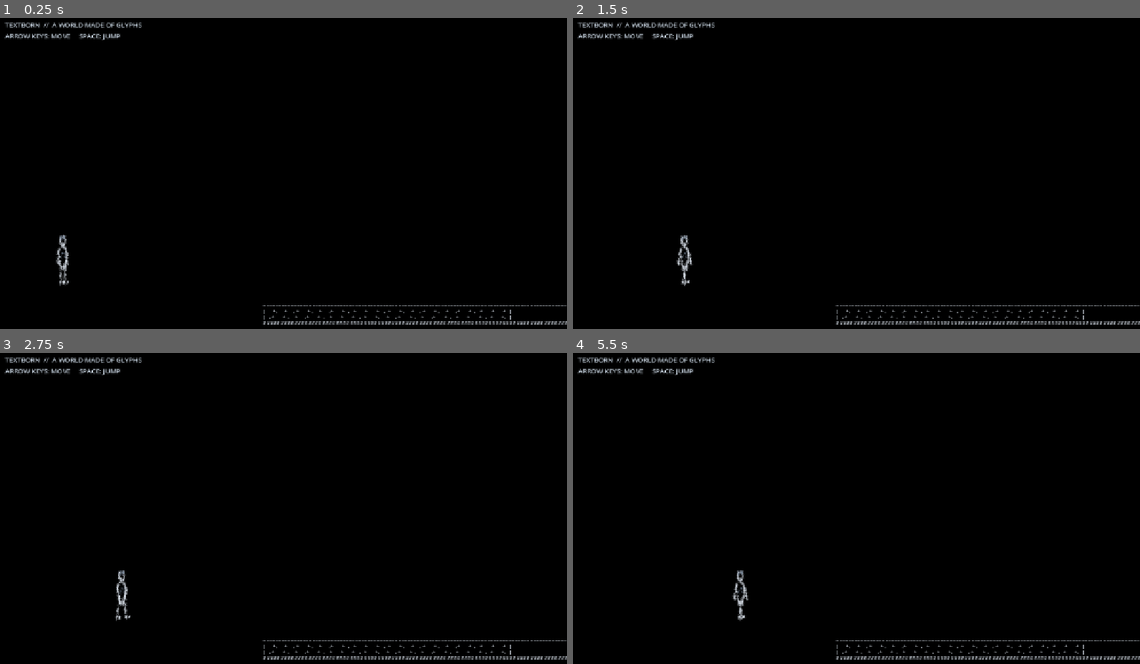
Above: before the commit, frames 1-4 (two rows, left to right).
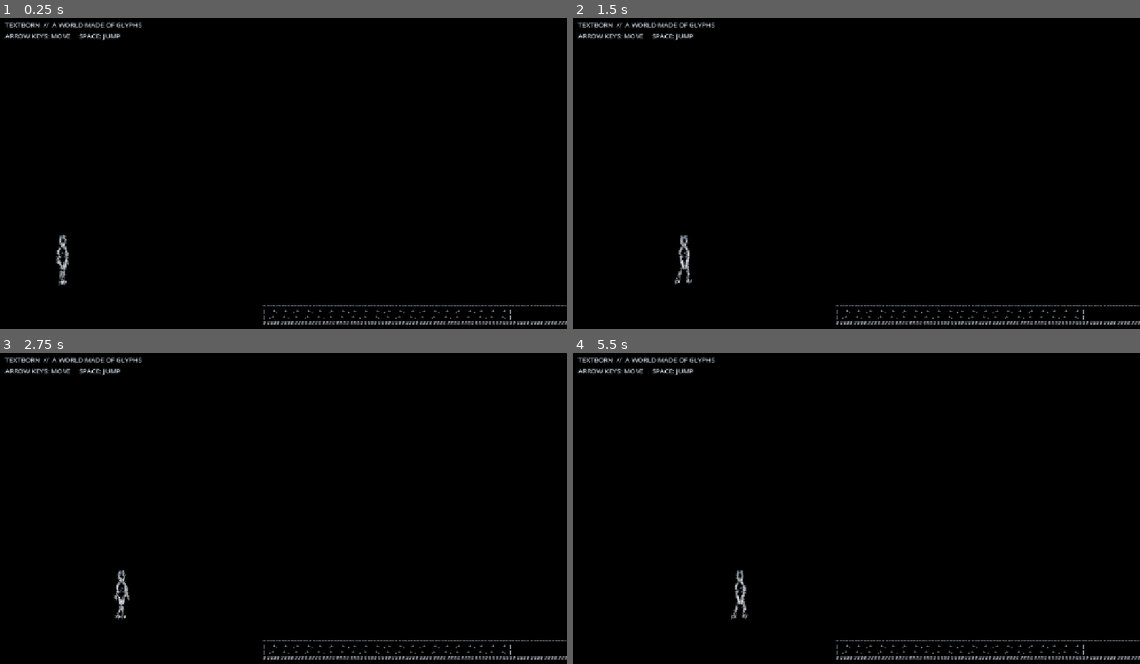
Above: after the commit, the same moments.

Repository: rifatsidik/textborn
Game: Godot game, scene res://scenes/main.tscn
Same seed, same stepped clock (60 frames per second), same inputs: the game is played once before the commit and once after it.
Inputs:
- Up to frame 1 (0.25 s): no input
- Up to frame 2 (1.5 s): tap Enter (ui_accept) at 0.5, 0.77 s; hold Right (ui_right) from 0.53 s (still down)
- Up to frame 3 (2.75 s): tap Enter (ui_accept) at 1.52 s; release Right (ui_right) at 2.03 s; hold Left (ui_left) from 2.03 s (still down)
- Up to frame 4 (5.5 s): release Left (ui_left) at 2.78 s; hold Right (ui_right) 2.78-4.28 s; tap Enter (ui_accept) at 3.02, 3.77, 4.52 s; hold Left (ui_left) 4.28-5.03 s; hold Right (ui_right) from 5.03 s (still down)

The runs differ from the first frame. In frame 1, 0.1% of the frame differs, in the area x 9-13%, y 73-87%; in frame 2, 0.2%; in frame 3, 0.2%; in frame 4, 0.2%, in the area x 27-31%, y 69-87%.

Commit message:
Improve leg proportions and elevated three-quarter gait

Diff:
--- a/systems/character_rig.gd
+++ b/systems/character_rig.gd
@@ -1,41 +1,56 @@
 extends RefCounted
 class_name TextbornCharacterRig
 
-# Adult stylized anatomy in local pixels. Feet sit near y=0; head is ~8 head-heights above hips.
-const HEAD_CENTER := Vector2(0.0, -108.0)
-const HEAD_RADIUS := Vector2(6.5, 8.5)
+# Slightly elevated three-quarter side view. Joint lengths remain consistent;
+# the far side is offset in depth so both legs don't collapse into one line.
+const THIGH_LENGTH: float = 19.0
+const CALF_LENGTH: float = 21.0
 
 func build_pose(gait: float, blend: float) -> Dictionary:
-    var stride := sin(gait) * 7.5 * blend
-    var lift_left := maxf(0.0, sin(gait)) * 2.0 * blend
-    var lift_right := maxf(0.0, -sin(gait)) * 2.0 * blend
-    var bob := absf(sin(gait * 2.0)) * 0.8 * blend
-    var pelvis := Vector2(0.0, -47.0 + bob)
-    var chest := Vector2(-stride * 0.025, -81.0 + bob)
-    var neck := chest + Vector2(0.0, -7.5)
-    var head := neck + Vector2(0.0, -13.5)
+    var cycle := gait
+    var stride_angle := sin(cycle) * 0.34 * blend
+    var far_stride_angle := sin(cycle + PI) * 0.34 * blend
+    var knee_bend_near := 0.10 + maxf(0.0, sin(cycle)) * 0.30 * blend
+    var knee_bend_far := 0.10 + maxf(0.0, -sin(cycle)) * 0.30 * blend
+    var lift_near := maxf(0.0, sin(cycle)) * 2.0 * blend
+    var lift_far := maxf(0.0, -sin(cycle)) * 2.0 * blend
+    var bob := absf(sin(cycle * 2.0)) * 0.65 * blend
 
-    var lhip := pelvis + Vector2(-4.5, 0.0)
-    var rhip := pelvis + Vector2(4.5, 0.0)
-    var lknee := lhip + Vector2(stride * 0.48, 18.0)
-    var rknee := rhip + Vector2(-stride * 0.48, 18.0)
-    var lankle := lknee + Vector2(stride * 0.52, 20.0 - lift_left)
-    var rankle := rknee + Vector2(-stride * 0.52, 20.0 - lift_right)
+    var pelvis := Vector2(0.0, -49.0 + bob)
+    var chest := Vector2(-sin(cycle) * 0.45 * blend, -82.0 + bob)
+    var neck := chest + Vector2(0.0, -7.0)
+    var head := neck + Vector2(0.0, -13.0)
 
-    var lshoulder := chest + Vector2(-9.0, 1.5)
-    var rshoulder := chest + Vector2(9.0, 1.5)
-    var arm_swing := sin(gait) * 3.0 * blend
-    var lelbow := lshoulder + Vector2(-1.0 - arm_swing * 0.35, 13.0)
-    var relbow := rshoulder + Vector2(1.0 + arm_swing * 0.35, 13.0)
-    var lhand := lelbow + Vector2(-arm_swing, 12.0)
-    var rhand := relbow + Vector2(arm_swing, 12.0)
+    # Slight perspective: near-side joints sit a few pixels forward/right.
+    var near_hip := pelvis + Vector2(3.0, 0.0)
+    var far_hip := pelvis + Vector2(-3.0, 1.0)
+
+    var near_thigh_angle := stride_angle
+    var far_thigh_angle := far_stride_angle
+    var near_knee := near_hip + Vector2(sin(near_thigh_angle) * THIGH_LENGTH, cos(near_thigh_angle) * THIGH_LENGTH)
+    var far_knee := far_hip + Vector2(sin(far_thigh_angle) * THIGH_LENGTH, cos(far_thigh_angle) * THIGH_LENGTH)
+
+    # Knee flex is strongest during swing, subtle during stance.
+    var near_calf_angle := near_thigh_angle - knee_bend_near
+    var far_calf_angle := far_thigh_angle - knee_bend_far
+    var near_ankle := near_knee + Vector2(sin(near_calf_angle) * CALF_LENGTH, cos(near_calf_angle) * CALF_LENGTH - lift_near)
+    var far_ankle := far_knee + Vector2(sin(far_calf_angle) * CALF_LENGTH, cos(far_calf_angle) * CALF_LENGTH - lift_far)
+
+    var left_shoulder := chest + Vector2(-9.0, 1.5)
+    var right_shoulder := chest + Vector2(9.0, 1.5)
+    var arm_swing := sin(cycle + PI) * 3.0 * blend
+    var left_elbow := left_shoulder + Vector2(-1.0 - arm_swing * 0.35, 13.0)
+    var right_elbow := right_shoulder + Vector2(1.0 + arm_swing * 0.35, 13.0)
+    var left_hand := left_elbow + Vector2(-arm_swing, 12.0)
+    var right_hand := right_elbow + Vector2(arm_swing, 12.0)
 
     return {
         "head": head, "neck": neck, "chest": chest, "pelvis": pelvis,
-        "left_shoulder": lshoulder, "right_shoulder": rshoulder,
-        "left_elbow": lelbow, "right_elbow": relbow,
-        "left_hand": lhand, "right_hand": rhand,
-        "left_hip": lhip, "right_hip": rhip,
-        "left_knee": lknee, "right_knee": rknee,
-        "left_ankle": lankle, "right_ankle": rankle,
+        "left_shoulder": left_shoulder, "right_shoulder": right_shoulder,
+        "left_elbow": left_elbow, "right_elbow": right_elbow,
+        "left_hand": left_hand, "right_hand": right_hand,
+        # left = far leg; right = near leg, with explicit depth ordering.
+        "left_hip": far_hip, "right_hip": near_hip,
+        "left_knee": far_knee, "right_knee": near_knee,
+        "left_ankle": far_ankle, "right_ankle": near_ankle,
     }
